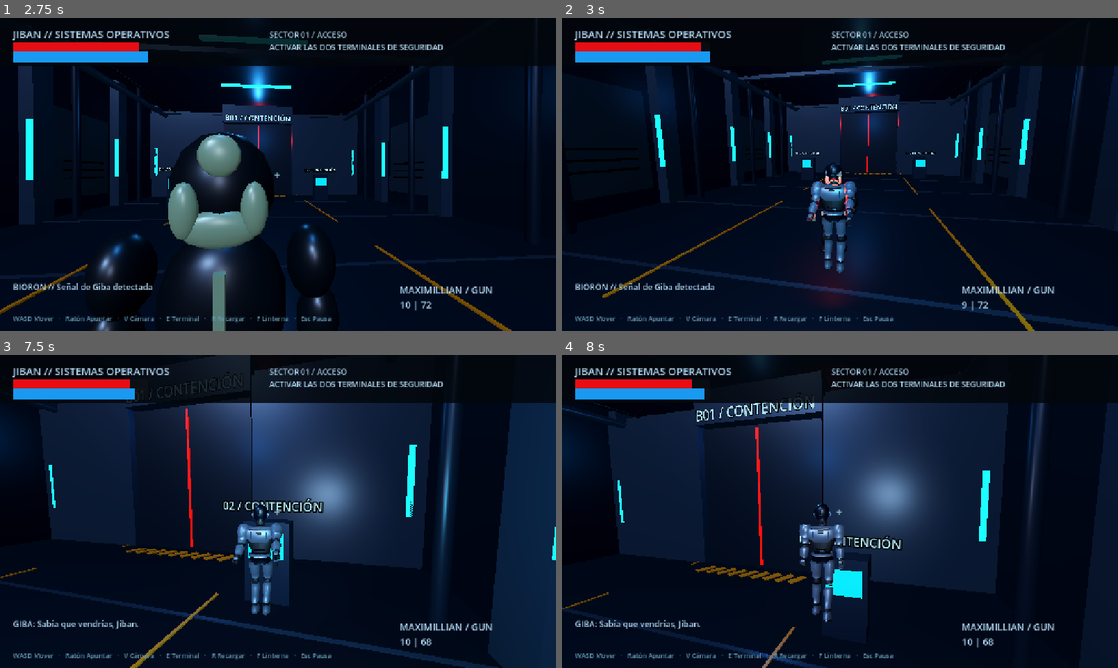
Above: before the commit, frames 1-4 (two rows, left to right).
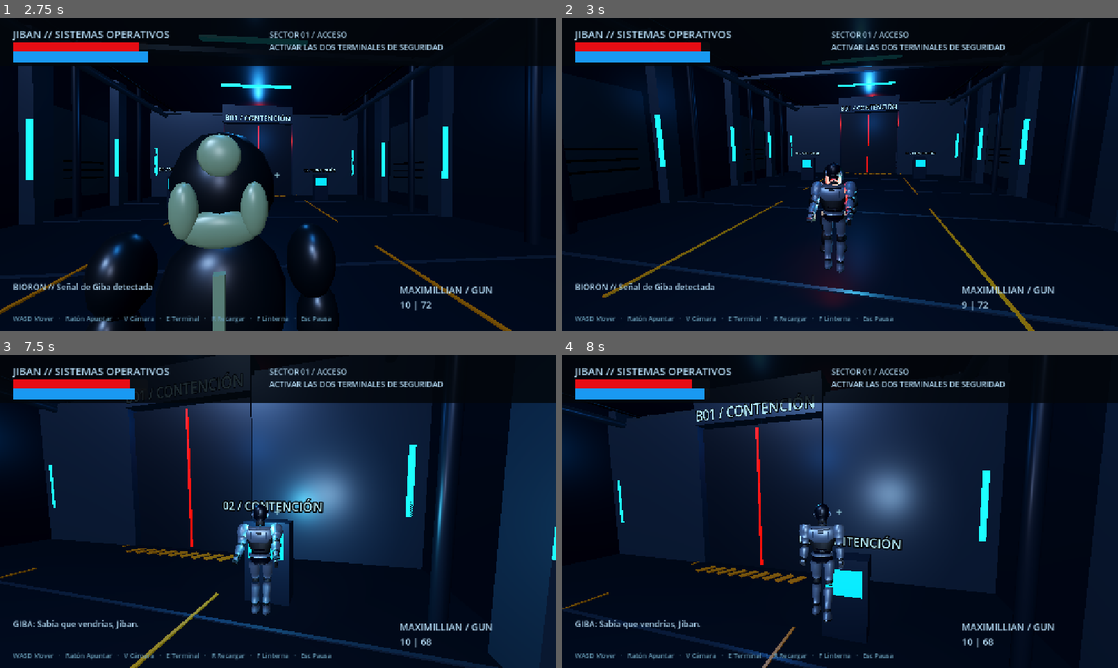
Above: after the commit, the same moments.

Repository: facszero/Jiban-Game
Game: Godot game, scene res://scenes/main.tscn
The game is run twice, just before and just after one commit, with the same random seed, the same clock (stepped at 60 frames per second) and the same inputs.
Inputs (mouse positions are in pixels of both pictures, inside the frame that each line leads up to):
- Up to frame 1 (2.75 s): move the mouse to (305, 174) at 0.52 s; hold Right mouse button (aim) 0.53-1.28 s; hold W (forward) from 0.53 s (still down); tap Space (jump) at 0.77, 1.52 s; click (305, 174) at 0.8 s; move the mouse to (250, 174) at 1.27 s; click (250, 174) at 1.35 s; tap E (interact) at 1.55 s; move the mouse to (289, 168) at 2.02 s; hold E (interact) from 2.03 s (still down); tap V (view) at 2.3 s
- Up to frame 2 (3 s): keep holding W (forward); move the mouse to (834, 180) at 2.77 s; release E (interact) at 2.78 s; tap V (view) at 2.85 s; click (834, 180) at 2.92 s
- Up to frame 3 (7.5 s): tap Space (jump) at 3.02, 3.77, 4.52, 6.02, 6.77 s; right-click (272, 517) at 3.05 s; move the mouse to (316, 514) at 3.52 s; hold Right mouse button (aim) 3.53-4.28 s; click (316, 514) at 3.8 s; tap R (reload) at 4.15 s; move the mouse to (233, 508) at 4.27 s; click (233, 508) at 4.35 s; tap E (interact) at 4.55 s; move the mouse to (283, 511) at 5.02 s; hold E (interact) 5.03-5.78 s; click (283, 511) at 5.17 s; tap V (view) at 5.3, 7.35 s; move the mouse to (255, 505) at 5.77 s; release W (forward) at 5.78 s; hold D (right) 5.78-6.53 s; tap F (scan) at 5.85 s; right-click (255, 505) at 6.05 s; move the mouse to (305, 511) at 6.52 s; hold Shift (sprint) 6.53-7.28 s; hold W (forward) from 6.53 s (still down); click (305, 511) at 6.8 s; move the mouse to (250, 511) at 7.27 s; click (250, 511) at 7.42 s
- Up to frame 4 (8 s): keep holding W (forward); tap Space (jump) at 7.52 s; tap E (interact) at 7.55 s

Frame 1 is identical in both runs. In frame 2, 1.1% of the frame differs, in the area x 18-80%, y 47-90%; in frame 3, 3.1%, in the area x 31-81%, y 28-91%; in frame 4, nothing differs.

Commit message:
Align first-person tracer and flash with visible pistol muzzle

Diff:
--- a/scripts/player.gd
+++ b/scripts/player.gd
@@ -24,6 +24,7 @@
 var arm_right: Node3D
 var leg_left: Node3D
 var leg_right: Node3D
+var view_pistol: Node3D
 var view_weapon: Node3D
 const WEAPON_REST := Vector3(0.23, -0.22, -0.77)
 var weapon_clearance := 1.0
@@ -215,8 +216,17 @@
 		target = hit.position
 		if hit.collider.has_method("take_damage"):
 			hit.collider.take_damage(damage)
+	# Keep physical damage resolution above; render the shot from the visible barrel.
+	var visual_origin := muzzle
+	if first_person and view_weapon.visible:
+		visual_origin = view_pistol.get_node("Muzzle").global_position
+		# A visual ray must not cross a surface between the barrel and resolved impact.
+		var visual_hit := ray(visual_origin, target)
+		if not visual_hit.is_empty():
+			target = visual_hit.position
+	flash.global_position = visual_origin
 	flash.light_energy = 7.0
-	fired.emit(muzzle, target)
+	fired.emit(visual_origin, target)
 
 func reload_weapon() -> void:
 	if ammo < 12 and reserve > 0 and reload_time <= 0.0:
@@ -234,6 +244,6 @@
 
 func build_view_weapon() -> void:
 	view_weapon.position = WEAPON_REST
-	var pistol := preload("res://scripts/service_weapon.gd").new()
-	pistol.include_hand = true
-	view_weapon.add_child(pistol)
+	view_pistol = preload("res://scripts/service_weapon.gd").new()
+	view_pistol.include_hand = true
+	view_weapon.add_child(view_pistol)
--- a/scripts/service_weapon.gd
+++ b/scripts/service_weapon.gd
@@ -2,8 +2,14 @@
 ## Same service pistol in both perspectives. Visual geometry only.
 const Armor = preload("res://scripts/jiban_model.gd")
 const Geo = preload("res://scripts/geometry.gd")
+const MUZZLE_POSITION := Vector3(0, 0, -0.181)
+var muzzle: Marker3D
 @export var include_hand := false
 func _ready() -> void:
+	muzzle = Marker3D.new()
+	muzzle.name = "Muzzle"
+	add_child(muzzle)
+	muzzle.position = MUZZLE_POSITION
 	var mesh_tools = Armor.new()
 	var silver = mesh_tools.silver
 	var dark = mesh_tools.rubber
--- /dev/null
+++ b/tests/muzzle.gd
@@ -0,0 +1,42 @@
+extends SceneTree
+var failures := 0
+var shot_origin := Vector3.ZERO
+func _initialize() -> void:
+	call_deferred("run")
+func check(ok: bool, label: String) -> void:
+	print(("PASS: " if ok else "FAIL: ") + label)
+	if not ok:
+		failures += 1
+func run() -> void:
+	var game = load("res://scenes/main.tscn").instantiate()
+	root.add_child(game)
+	await physics_frame
+	await process_frame
+	var player = game.player
+	player.set_physics_process(false)
+	player.position = Vector3(0, 30, 0)
+	player.first_person = true
+	player.fired.connect(func(origin, _target): shot_origin = origin)
+	for angle in [-0.8, 0.0, 0.8]:
+		player.pitch = angle
+		player.rotation.y = angle
+		player.update_camera(1.0)
+		player.cooldown = 0
+		player.shoot()
+		check(shot_origin.distance_to(player.view_pistol.muzzle.global_position) < 0.0001, "Shot starts at barrel with pitch/yaw %s" % angle)
+		check(player.flash.global_position.distance_to(shot_origin) < 0.0001, "Flash matches barrel")
+	player.view_weapon.position *= 0.75
+	player.view_weapon.scale = Vector3.ONE * 0.75
+	player.cooldown = 0
+	player.shoot()
+	check(shot_origin.distance_to(player.view_pistol.muzzle.global_position) < 0.0001, "Retracted weapon keeps aligned shot")
+	player.first_person = false
+	player.update_camera(1.0)
+	player.cooldown = 0
+	player.shoot()
+	var body_origin: Vector3 = player.global_position + player.global_basis * Vector3(0.32, 1.45, -0.5)
+	check(shot_origin.distance_to(body_origin) < 0.0001, "Third-person origin preserved")
+	game.queue_free()
+	await process_frame
+	print("MUZZLE RESULT: %d failures" % failures)
+	quit(1 if failures else 0)
Not shown, added: tests/muzzle.gd.uid
